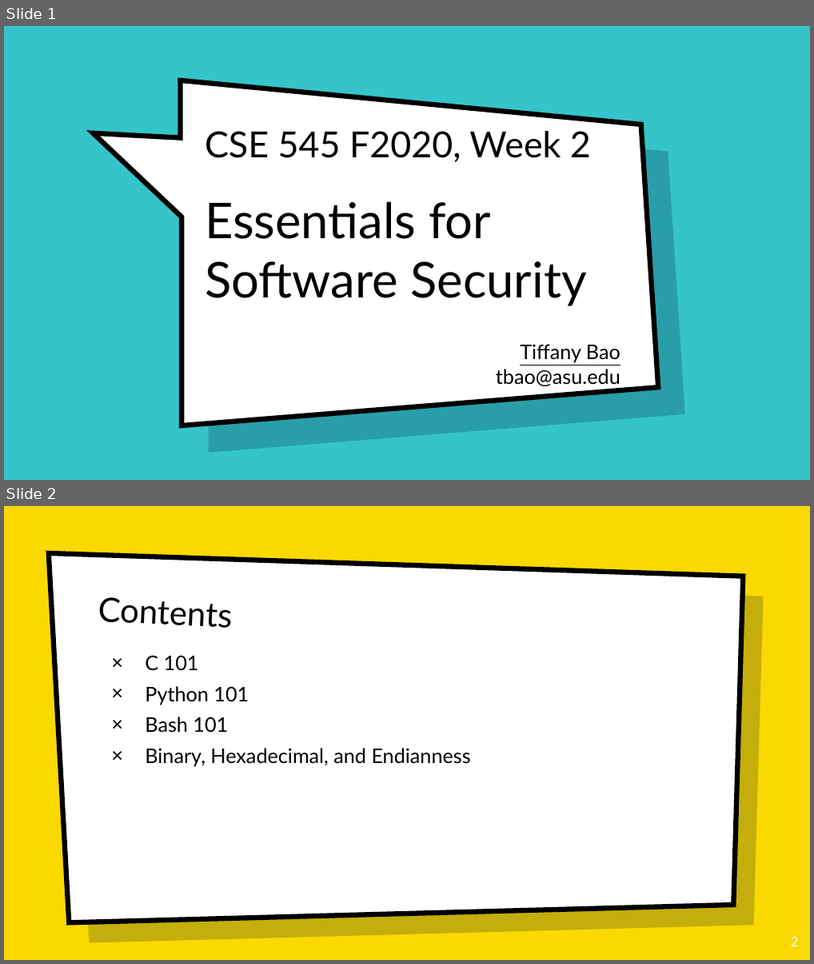
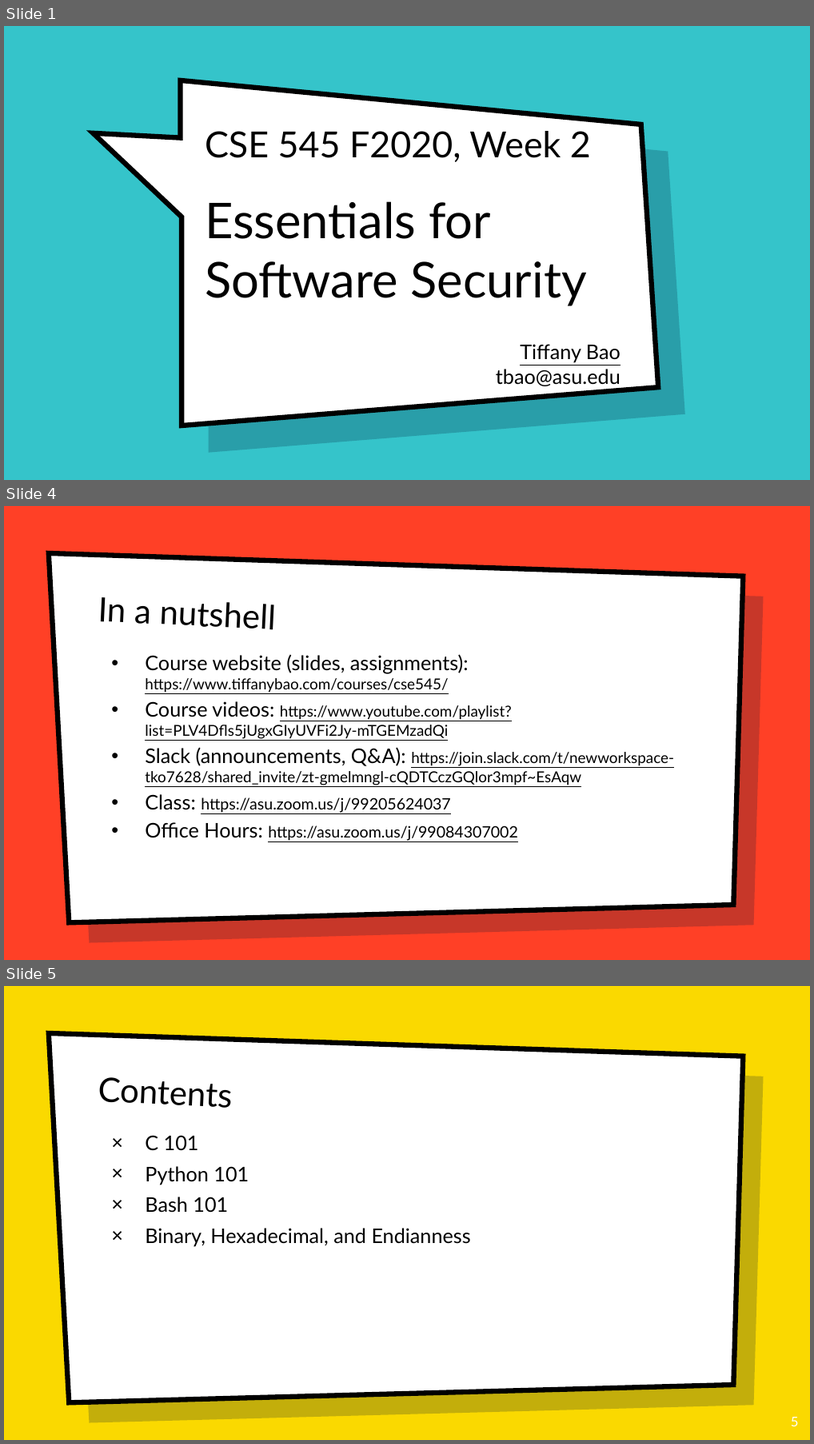
Before and after one commit to tiffanyb/tiffanyb.github.io, a slide deck: courses/cse545/slides/02-prerequisites.pptx. Shown one above the other, each under a label of ours: slides 1 and 2 before the commit, slides 1, 4 and 5 after it; the slides between them are not shown. The pictures are 814x964 and 814x1444 pixels, drawn with LibreOffice and Linux fonts; fonts in the diff are those of the drawing; background and template pictures are left out. Boxes give left, top, right and bottom in pixels: in the first picture for what was removed or moved away, otherwise in the second. Text is boxed around its words. In the diff, an @@ line names an element or a change of style, - is before the commit and + after.

Commit message:
slides update

```diff
--- a/courses/cse545/slides/02-prerequisites.pptx
+++ b/courses/cse545/slides/02-prerequisites.pptx
@@ slide 4 added at <box>4,506,810,960</box>, background picture (left out); not listed: 2 template elements that a slide beside it also shows @@
@@ text added at <box>98,597,275,630</box>, 40 pt, text #000000 @@
+In a nutshell
@@ text added at <box>145,654,674,840</box>, 18 pt, text #000000, underline @@
+• Course website (slides, assignments): https://www.tiffanybao.com/courses/cse545/
+• Course videos: https://www.youtube.com/playlist?list=PLV4Dfls5jUgxGIyUVFi2Jy-mTGEMzadQi
+• Slack (announcements, Q&A): https://join.slack.com/t/newworkspace-tko7628/shared_invite/zt-gmelmngl-cQDTCczGQlor3mpf~EsAqw
+• Class: https://asu.zoom.us/j/99205624037
+• Office Hours: https://asu.zoom.us/j/99084307002
@@ what was slide 2 is now slide 5 @@
@@ page number at <box>791,1416,799,1426</box>: text changed @@
-2
+5
```
Also in this commit, not shown: 5 other slides added, 3 other files.
